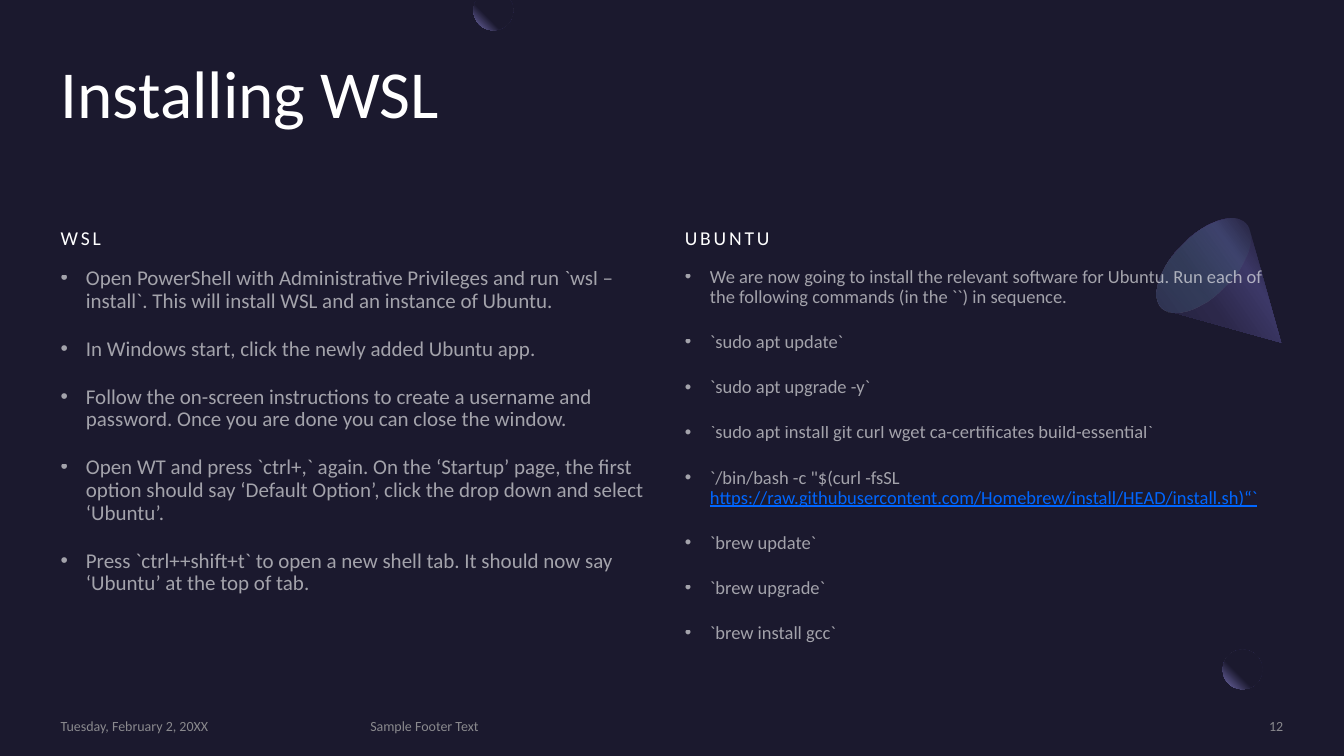
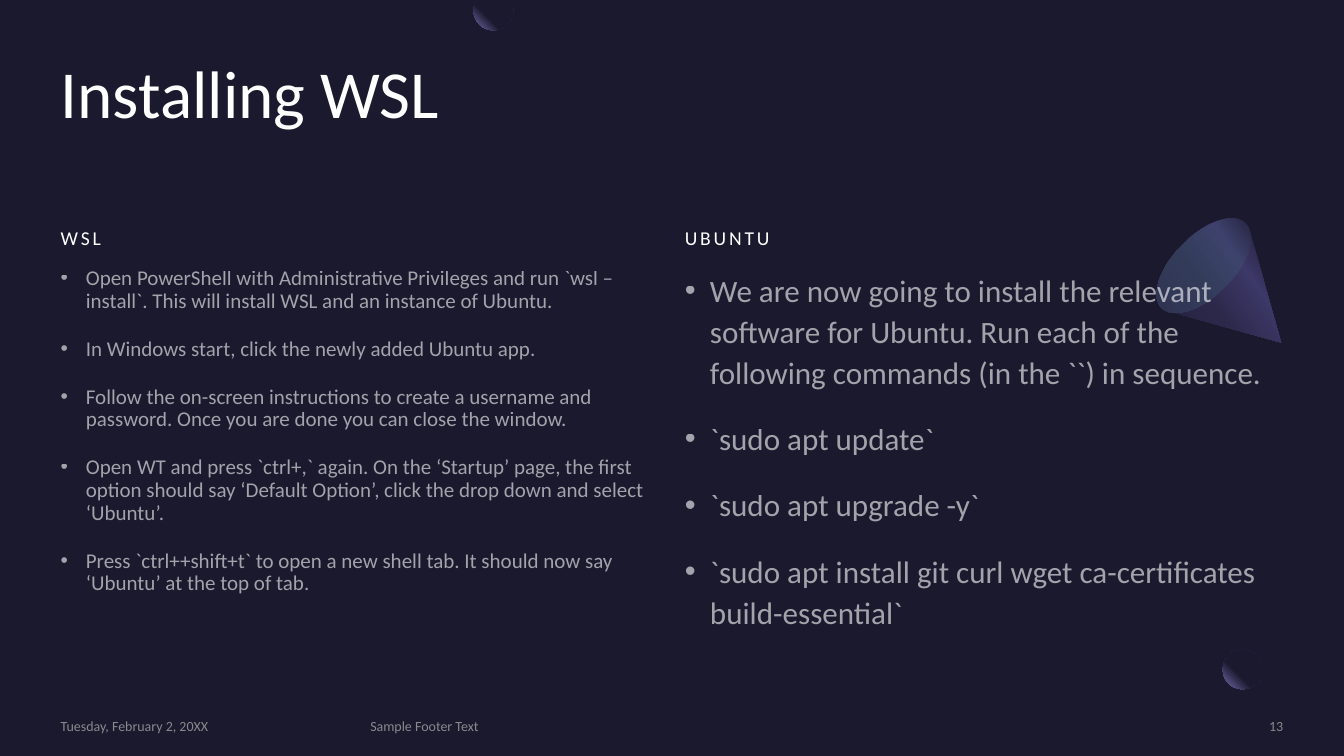
Before and after one commit to MonashDeepNeuron/HPP, a slide deck: slide 13 of content/week0/slides/week0.pptx (slide 12 before the commit). Drawn at 1344x756 pixels with LibreOffice and Linux fonts; fonts in the diff are those of the drawing. Boxes give left, top, right and bottom in pixels: in the first picture for what was removed or moved away, otherwise in the second. Text is boxed around its words. In the diff, an @@ line names an element or a change of style, - is before the commit and + after.

```diff
--- a/content/week0/slides/week0.pptx
+++ b/content/week0/slides/week0.pptx
@@ text "We are now going to ..." at [710,280,1260,624]: size 13.2 to 22.2 pt; line spacing 0.9 to 1.1 @@
@@ text at [710,471,1257,642]: paragraphs removed @@
-• `/bin/bash -c "$(curl -fsSL https://raw.githubusercontent.com/Homebrew/install/HEAD/install.sh)“`
-• `brew update`
-• `brew upgrade`
-• `brew install gcc`
```
Also in this commit, not shown: 6 other slides changed, 3 slides added, 1 other file.
